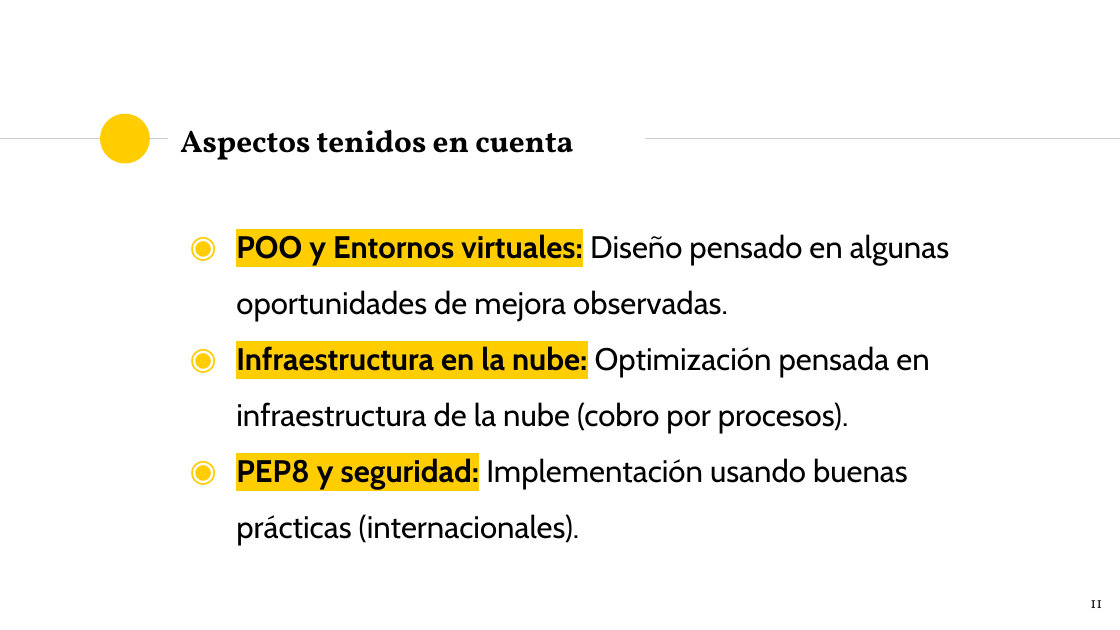
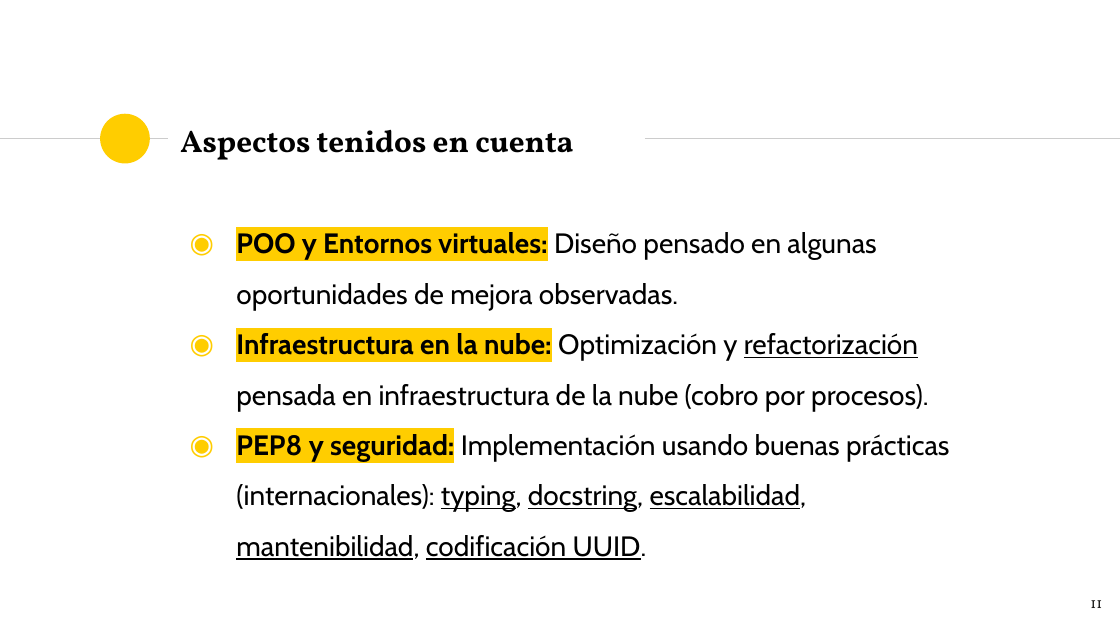
Before and after one commit to amontenegrot/BdB_Technical_test_DS, a slide deck: slide 11 of AMT_results.pptx. Drawn at 1120x630 pixels with LibreOffice and Linux fonts; fonts in the diff are those of the drawing; background and template pictures are left out. Boxes give left, top, right and bottom in pixels: in the first picture for what was removed or moved away, otherwise in the second. Text is boxed around its words. In the diff, an @@ line names an element or a change of style, - is before the commit and + after.

```diff
--- a/AMT_results.pptx
+++ b/AMT_results.pptx
@@ text at [236,232,876,310]: size 20 to 18 pt in "POO y Entornos virtuales: Diseño pensado en ..." @@
@@ text at [236,333,950,560]: text changed; size 20 to 18 pt @@
-◉ Infraestructura en la nube: Optimización pensada en infraestructura de la nube (cobro por procesos).
-◉ PEP8 y seguridad: Implementación usando buenas prácticas (internacionales).
+◉ Infraestructura en la nube: Optimización y refactorización pensada en infraestructura de la nube (cobro por procesos).
+◉ PEP8 y seguridad: Implementación usando buenas prácticas (internacionales): typing, docstring, escalabilidad, mantenibilidad, codificación UUID.
```
Also in this commit, not shown: 3 other slides changed, 1 other file.
